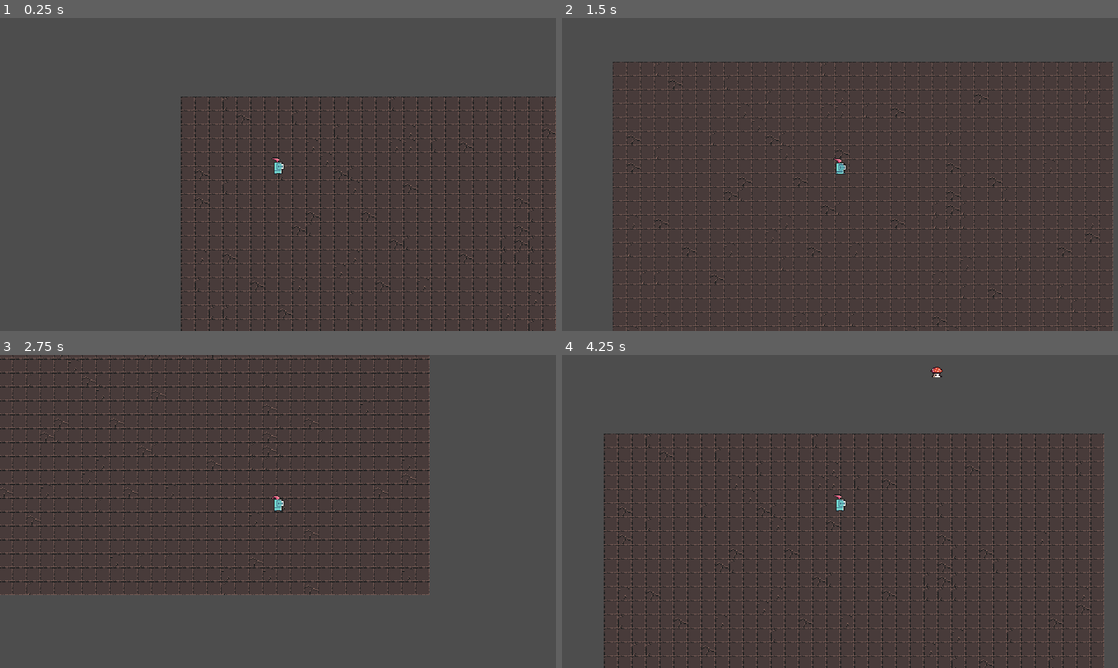
Above: before the commit, frames 1-4 (two rows, left to right).
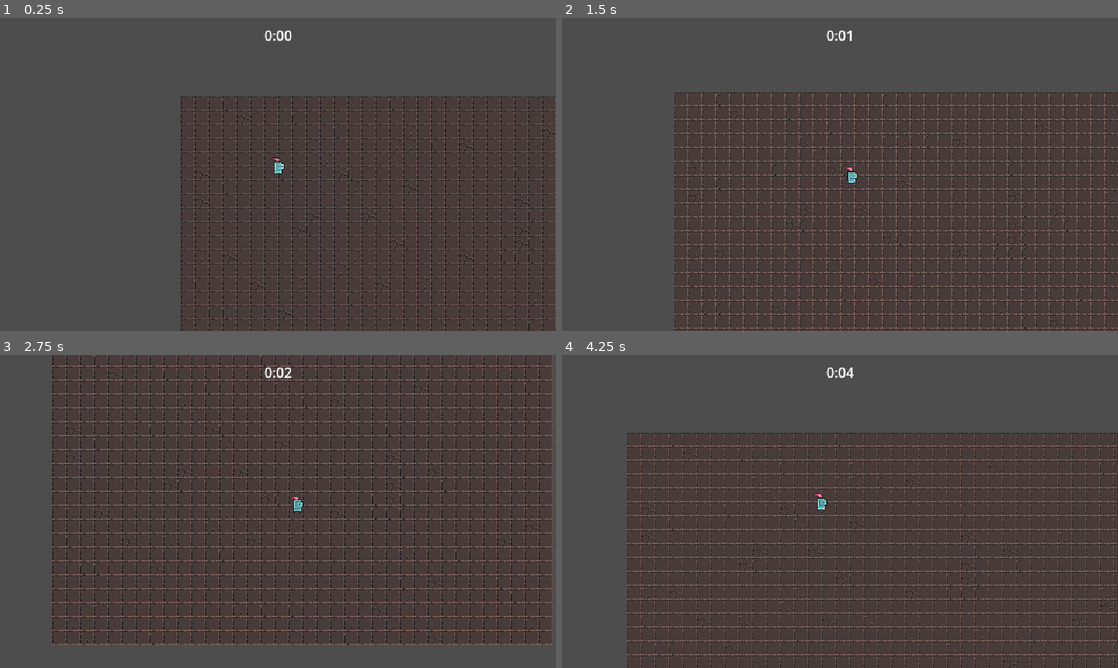
Above: after the commit, the same moments.

Repository: mikhailyoo/2DTopDown
Game: Godot game, scene res://scene/level/level.tscn
The game is run twice, just before and just after one commit, with the same random seed, the same clock (stepped at 60 frames per second) and the same inputs.
Inputs:
- Up to frame 1 (0.25 s): no input
- Up to frame 2 (1.5 s): tap Enter at 0.5 s; hold D (move_right) 0.53-1.28 s; hold S (move_down) from 1.28 s (still down)
- Up to frame 3 (2.75 s): release S (move_down) at 2.03 s; hold D (move_right) from 2.03 s (still down)
- Up to frame 4 (4.25 s): release D (move_right) at 2.78 s; hold W (move_up) 2.78-3.53 s; hold A (move_left) from 3.53 s (still down)

The runs differ from the first frame. In frame 1, less than 0.1% of the frame differs, in the area x 47-53%, y 4-8%; in frame 2, 22%; in frame 3, 25%, in the area x 0-100%, y 0-93%; in frame 4, 20%.

Commit message:
lesson 10

Diff:
--- a/project.godot
+++ b/project.godot
@@ -59,4 +59,3 @@
 [rendering]
 
 textures/canvas_textures/default_texture_filter=0
-2d/snap/snap_2d_transforms_to_pixel=true
--- a/scene/level/level.tscn
+++ b/scene/level/level.tscn
@@ -1,10 +1,17 @@
-[gd_scene load_steps=4 format=4 uid="uid://dhjmob1me1bda"]
+[gd_scene load_steps=6 format=4 uid="uid://dhjmob1me1bda"]
 
 [ext_resource type="PackedScene" uid="uid://0v0noh4wlipi" path="res://scene/spawner/enemy_spawner.tscn" id="1_2js51"]
 [ext_resource type="TileSet" uid="uid://e5gea1nudkw5" path="res://resources/world.tres" id="1_a55n7"]
+[ext_resource type="PackedScene" uid="uid://bm1c3y5elhmwa" path="res://scene/ui/arena_time_ui.tscn" id="1_i7ujk"]
+[ext_resource type="PackedScene" uid="uid://4euuhnshhm2a" path="res://scene/manager/arena_time_manager.tscn" id="2_4mywi"]
 [ext_resource type="PackedScene" uid="uid://b0ump57ta6uh8" path="res://scene/player/player.tscn" id="2_ts23m"]
 
 [node name="Level" type="Node"]
+
+[node name="ArenaTimeUI" parent="." node_paths=PackedStringArray("arena_time_manager") instance=ExtResource("1_i7ujk")]
+arena_time_manager = NodePath("../ArenaTimeManager")
+
+[node name="ArenaTimeManager" parent="." instance=ExtResource("2_4mywi")]
 
 [node name="EnemySpawner" parent="." instance=ExtResource("1_2js51")]
 
--- /dev/null
+++ b/scene/manager/arena_time_manager.gd
@@ -0,0 +1,7 @@
+extends Node
+
+@onready var timer = $Timer
+
+
+func get_time_elapsed():
+	return timer.wait_time - timer.time_left
--- /dev/null
+++ b/scene/manager/arena_time_manager.tscn
@@ -0,0 +1,11 @@
+[gd_scene load_steps=2 format=3 uid="uid://4euuhnshhm2a"]
+
+[ext_resource type="Script" path="res://scene/manager/arena_time_manager.gd" id="1_8edri"]
+
+[node name="ArenaTimeManager" type="Node"]
+script = ExtResource("1_8edri")
+
+[node name="Timer" type="Timer" parent="."]
+wait_time = 600.0
+one_shot = true
+autostart = true
--- a/scene/mushroom/mushroom.gd
+++ b/scene/mushroom/mushroom.gd
@@ -1,10 +1,6 @@
 extends CharacterBody2D
 
-var max_speed = 80
-
-# Called when the node enters the scene tree for the first time.
-func _ready():
-	pass # Replace with function body.
+var max_speed = 50
 
 
 # Called every frame. 'delta' is the elapsed time since the previous frame.
--- a/scene/player/player.gd
+++ b/scene/player/player.gd
@@ -1,16 +1,14 @@
 extends CharacterBody2D
 
-var max_speed = 200
-
-# Called when the node enters the scene tree for the first time.
-func _ready():
-	pass # Replace with function body.
-
+var max_speed = 125
+var acceleration = .15
 
 # Called every frame. 'delta' is the elapsed time since the previous frame.
 func _process(delta):
 	var direction = movement_vector().normalized()
-	velocity = max_speed * direction
+	var target_velocity = max_speed * direction
+
+	velocity = velocity.lerp(target_velocity, acceleration)
 	move_and_slide()
 
 func movement_vector():
--- a/scene/player/player.tscn
+++ b/scene/player/player.tscn
@@ -79,3 +79,4 @@
 shape = SubResource("CircleShape2D_0nrqd")
 
 [node name="Camera2D" type="Camera2D" parent="."]
+position_smoothing_enabled = true
--- /dev/null
+++ b/scene/ui/arena_time_ui.gd
@@ -0,0 +1,17 @@
+extends CanvasLayer
+
+@export var arena_time_manager: Node
+@onready var label = %Label
+
+func _process(delta):
+	if arena_time_manager == null:
+		return
+
+	var time_elapsed = arena_time_manager.get_time_elapsed()
+	label.text = format_timer(time_elapsed)
+
+
+func format_timer(seconds: float):
+	var minutes = floor(seconds / 60)
+	var remaining_seconds = seconds - (minutes * 60)
+	return str(minutes) + ":" + "%02d" % floor(remaining_seconds)
--- /dev/null
+++ b/scene/ui/arena_time_ui.tscn
@@ -0,0 +1,21 @@
+[gd_scene load_steps=2 format=3 uid="uid://bm1c3y5elhmwa"]
+
+[ext_resource type="Script" path="res://scene/ui/arena_time_ui.gd" id="1_dk6v8"]
+
+[node name="ArenaTimeUI" type="CanvasLayer"]
+script = ExtResource("1_dk6v8")
+
+[node name="MarginContainer" type="MarginContainer" parent="."]
+anchors_preset = 15
+anchor_right = 1.0
+anchor_bottom = 1.0
+grow_horizontal = 2
+grow_vertical = 2
+theme_override_constants/margin_top = 8
+
+[node name="Label" type="Label" parent="MarginContainer"]
+unique_name_in_owner = true
+layout_mode = 2
+size_flags_horizontal = 4
+size_flags_vertical = 0
+text = "Timer"
